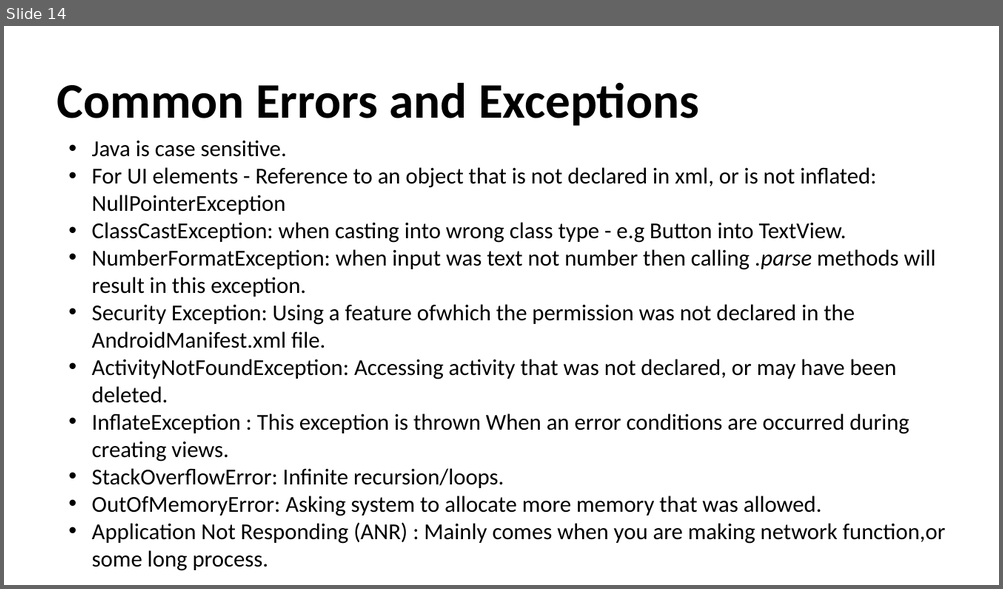
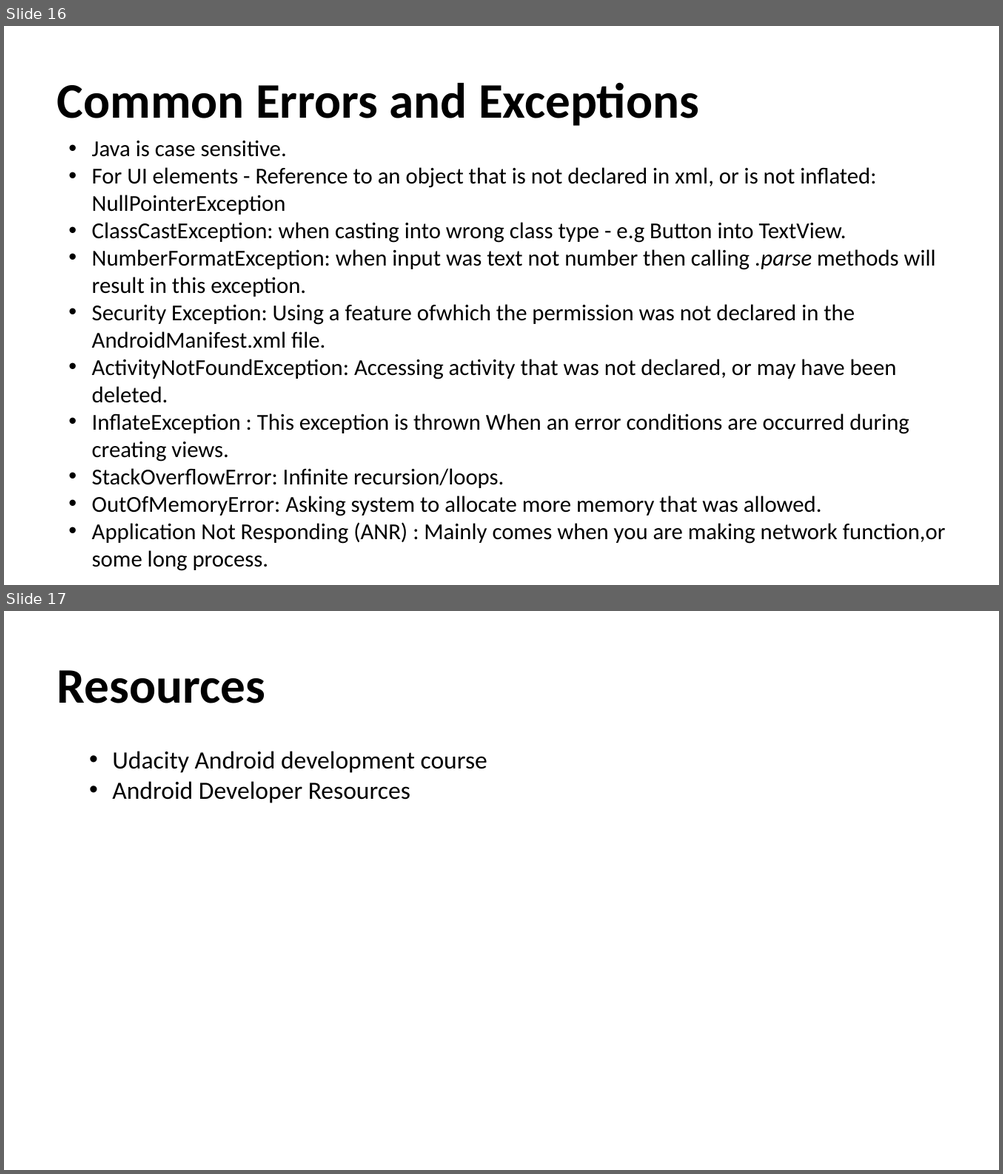
Before and after one commit to talhahasanzia/Android-Workshop, a slide deck: Presentation.pptx. Shown one above the other, each under a label of ours: slide 14 before the commit, slides 16 and 17 after it. The pictures are 1003x589 and 1003x1174 pixels, drawn with LibreOffice and Linux fonts; fonts in the diff are those of the drawing. Boxes give left, top, right and bottom in pixels: in the first picture for what was removed or moved away, otherwise in the second. Text is boxed around its words. In the diff, an @@ line names an element or a change of style, - is before the commit and + after.

```diff
--- a/Presentation.pptx
+++ b/Presentation.pptx
@@ slide 17 added at (4, 611, 999, 1170), background #FFFFFF @@
@@ text added at (57, 670, 265, 703), 48 pt, text #000000, bold @@
+Resources
@@ text added at (112, 751, 487, 803), 24 pt, text #000000 @@
+  • Udacity Android development course
+  • Android Developer Resources
@@ what was slide 14 is now slide 16 @@
```
Also in this commit, not shown: 4 slides changed, 2 other slides added.
